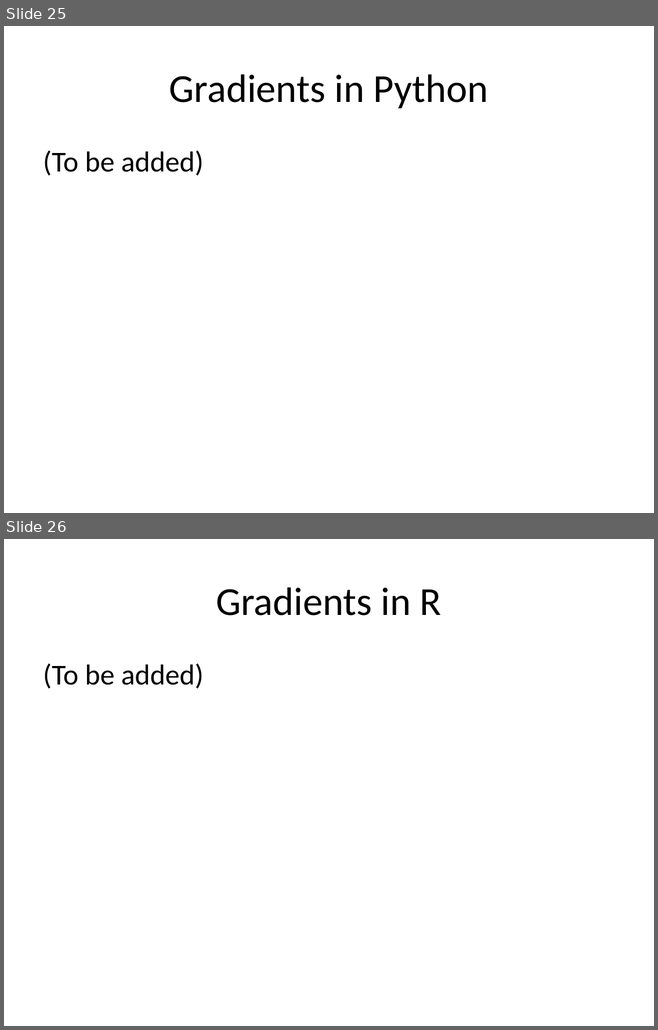
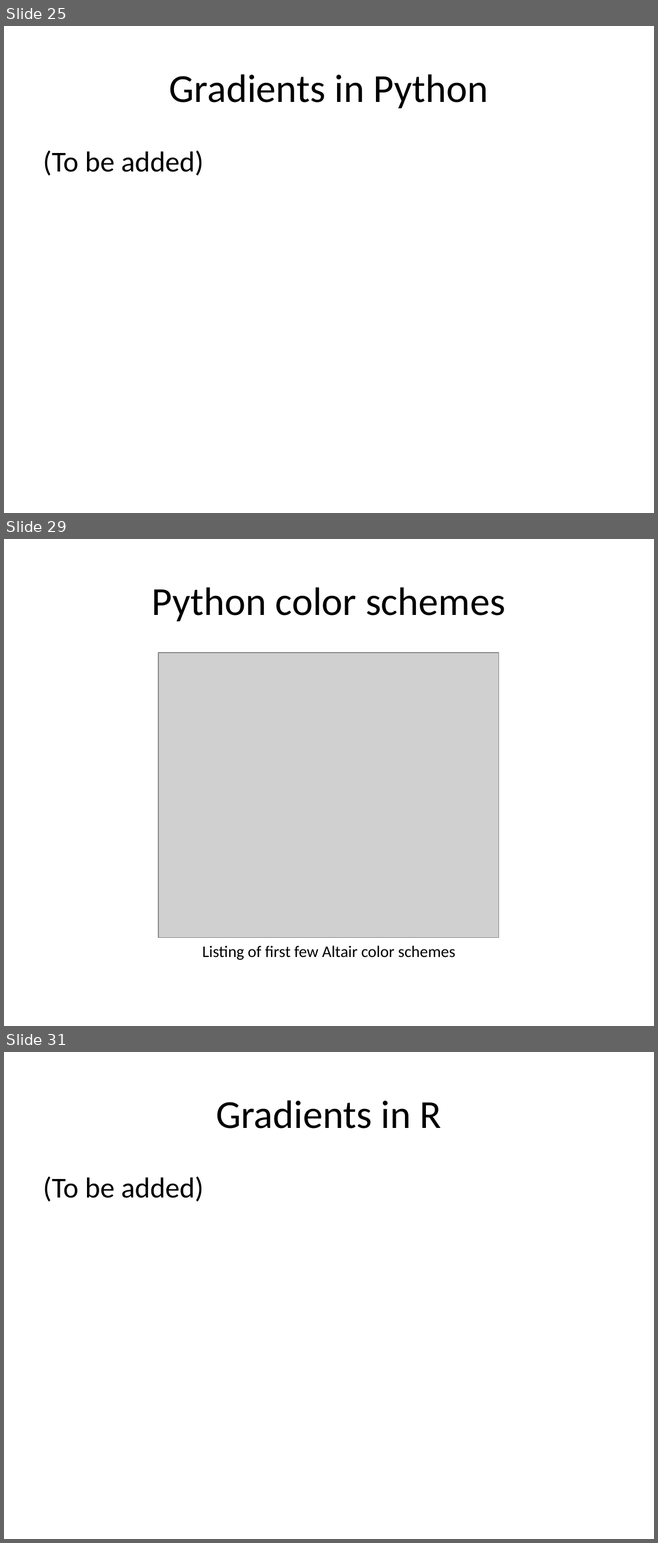
Before and after one commit to pmean/data-visualization, a slide deck: data-viz-02/component/tutorial-colors.pptx. Shown one above the other, each under a label of ours: slides 25 and 26 before the commit, slides 25, 29 and 31 after it; the slides between them are not shown. The pictures are 658x1030 and 658x1543 pixels, drawn with LibreOffice and Linux fonts; fonts in the diff are those of the drawing; grey boxes stand for pictures. Boxes give left, top, right and bottom in pixels: in the first picture for what was removed or moved away, otherwise in the second. Text is boxed around its words. In the diff, an @@ line names an element or a change of style, - is before the commit and + after.

```diff
--- a/data-viz-02/component/tutorial-colors.pptx
+++ b/data-viz-02/component/tutorial-colors.pptx
@@ slide 29 added at [4, 539, 654, 1026], background #FFFFFF @@
@@ title added at [152, 587, 505, 621], 44 pt, text #000000 @@
+Python color schemes
@@ picture added at [159, 653, 499, 938] @@
@@ text added at [202, 946, 455, 960], 18 pt, text #000000 @@
+Listing of first few Altair color schemes
@@ what was slide 26 is now slide 31 @@
```
Also in this commit, not shown: 1 slide changed, 6 other slides added, 1 slide removed, 16 other files.
